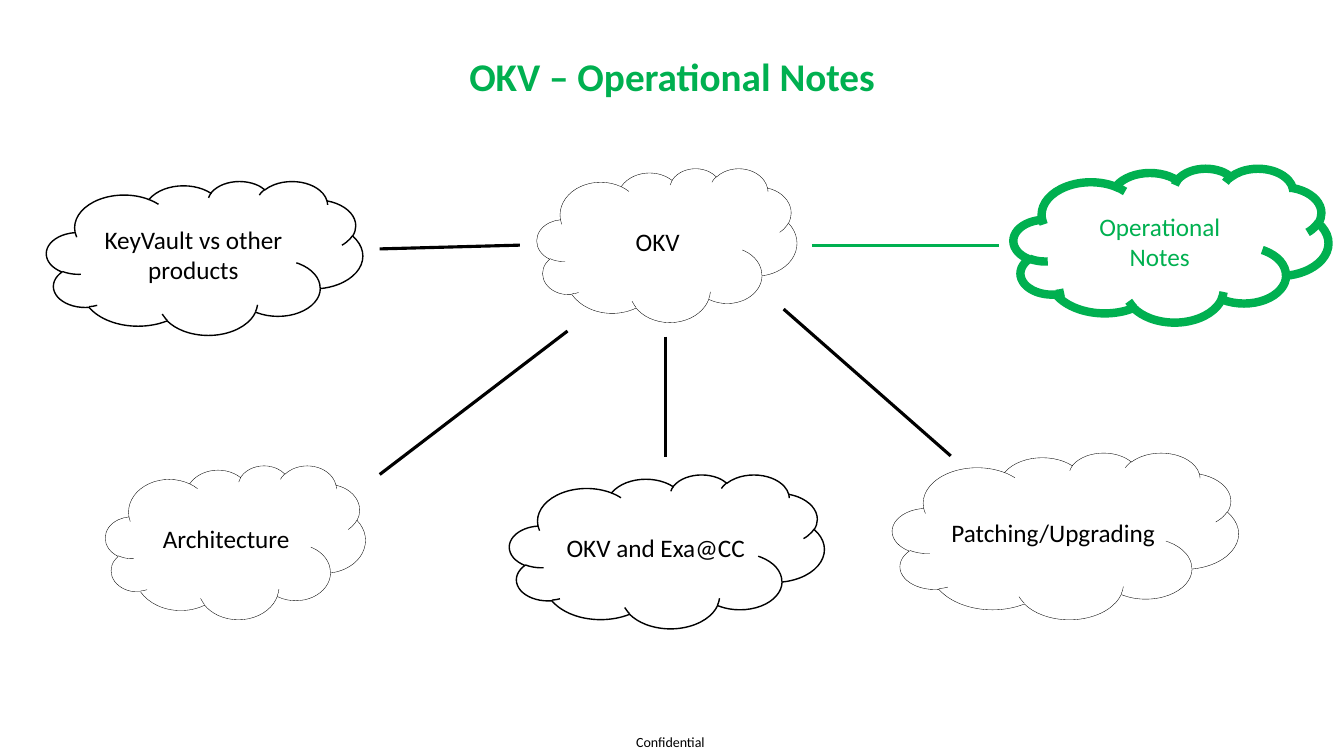
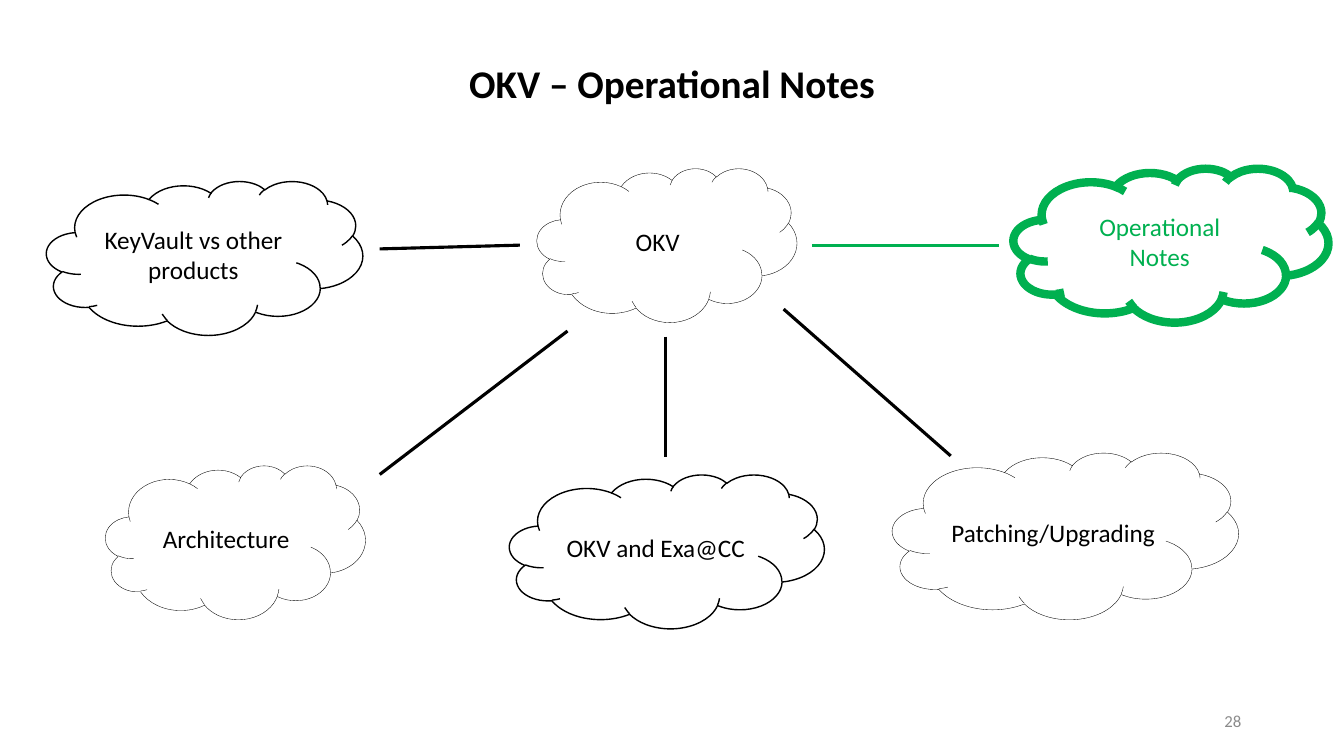
Before and after one commit to zizu1985/DOAG_OKV_EXACC, a slide deck: slide 28 of Oracle_Key_Vault_Overview.pptx. Drawn at 1344x756 pixels with LibreOffice and Linux fonts; fonts in the diff are those of the drawing; background and template pictures are left out. Boxes give left, top, right and bottom in pixels: in the first picture for what was removed or moved away, otherwise in the second. Text is boxed around its words. In the diff, an @@ line names an element or a change of style, - is before the commit and + after.

```diff
--- a/Oracle_Key_Vault_Overview.pptx
+++ b/Oracle_Key_Vault_Overview.pptx
@@ text "OKV – Operational Notes" at (469, 70, 874, 104): text colour #00B050 to #000000; vertical alignment middle to bottom @@
@@ page number added at (1224, 715, 1241, 727), 12 pt, text #8C8C8C @@
+28
@@ text removed at (636, 737, 705, 747) @@
-Confidential
```
Also in this commit, not shown: 6 other slides changed.
